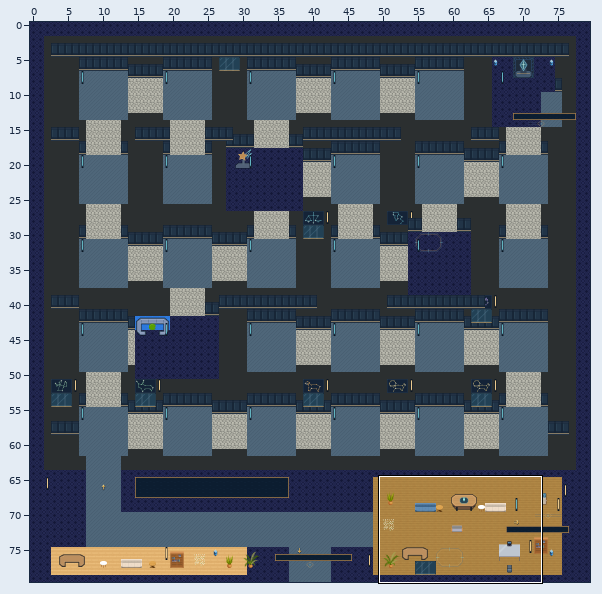
Tiled map (JSON), stored at maps/orbit-maze.tmj. Above, an overview of the earlier version with the close-up marked.
Close-up. As it was:
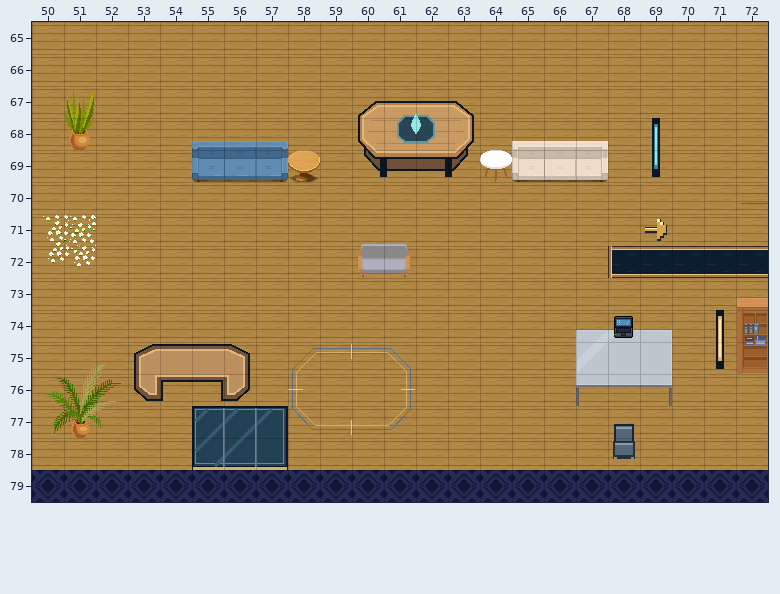
Cells are 32x32 px. Shown: x 50..72, y 65..79. The commit also changed other parts of the map, which this record leaves out.
New version:
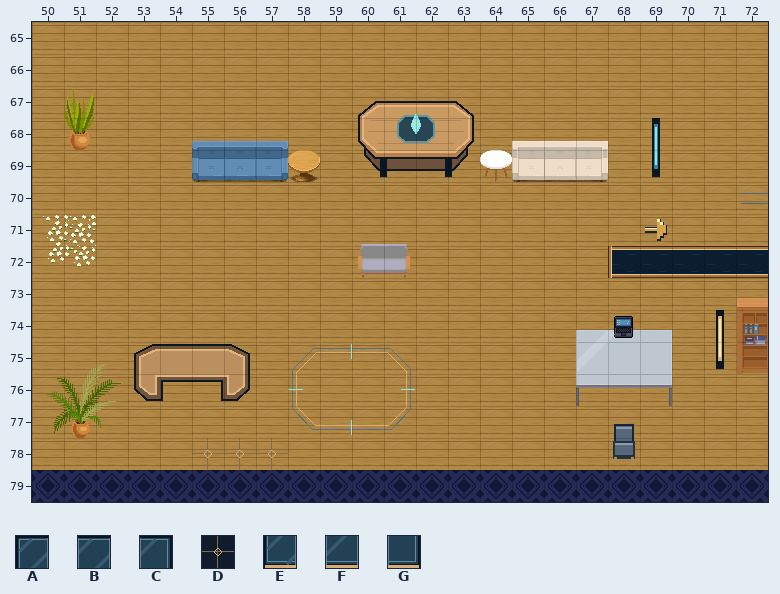
Key: from "art-2": A 9, B 10, C 11, D 15, E 25, F 26, G 27.
_ is an empty cell.
Message: Keep avatars visible across campus and preserve native map history
Changes in this commit:
Layer "scenery-belowAvatar-0":
Tile D now appears in row 78 at x 55 to 57.
Layer "scenery-aboveAvatar-0":
The edit erases tile A in row 77 at x 55.
The edit erases tile B in row 77 at x 56.
The edit erases tile C in row 77 at x 57.
The edit erases tile E in row 78 at x 55.
The edit erases tile F in row 78 at x 56.
The edit erases tile G in row 78 at x 57.
Boxes around the changes in both close-ups, in picture pixels (x1, y1, x2, y2):
changed: (192, 406, 288, 470)
